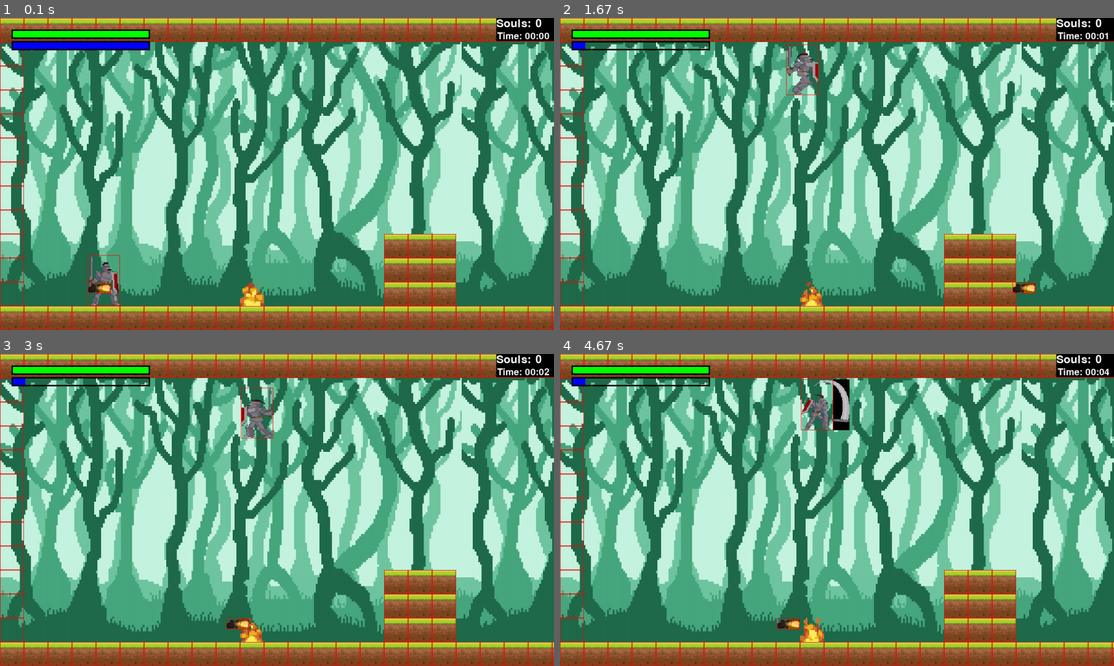
Above: before the commit, frames 1-4 (two rows, left to right).
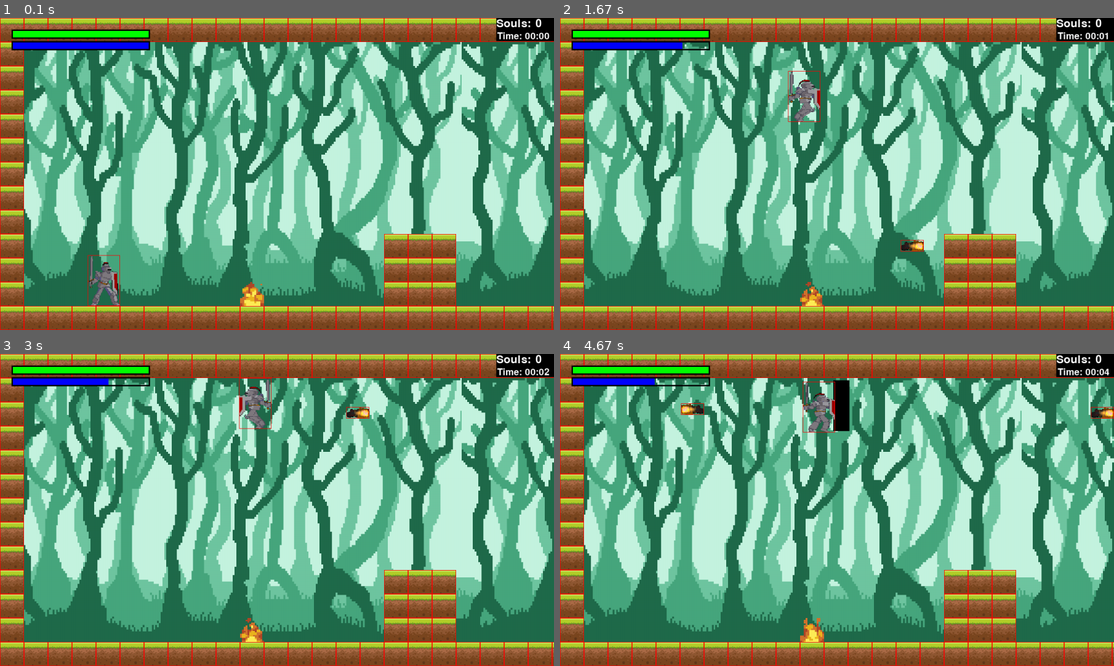
Above: after the commit, the same moments.

Repository: Ignacio630/ignacio_medici_pygame_tp_final
Game: pygame game, started from proyecto_final_juego/main.py
The game is run twice, just before and just after one commit, with the same random seed, the same clock (stepped at 60 frames per second) and the same inputs.
Inputs:
- Up to frame 1 (0.1 s): no input
- Up to frame 2 (1.67 s): hold X 0.33-0.8 s; hold Right 0.33-0.8 s; hold Z 0.83-1.3 s; hold Right 0.83-1.3 s; tap Space at 0.9, 1.2, 1.4 s; tap X at 0.98 s; hold Right from 1.33 s (still down); tap Z at 1.48 s
- Up to frame 3 (3 s): tap Space at 1.7, 1.9, 2.2, 2.4, 2.7, 2.97 s; release Right at 1.8 s; hold Left 1.83-2.3 s; hold Right 2.33-2.87 s; tap X at 2.48 s; hold Left from 2.9 s (still down)
- Up to frame 4 (4.67 s): tap Z at 3.05, 4.65 s; tap Space at 3.27, 3.4, 3.7, 4.07, 4.37, 4.57 s; release Left at 3.3 s; hold Right 3.33-3.97 s; hold Left 4-4.47 s; tap X at 4.15 s; hold Right from 4.5 s (still down)

The runs differ from the first frame. In frame 1, 3.6% of the frame differs, in the area x 0-20%, y 7-93%; in frame 2, 5.1%, in the area x 0-86%, y 7-93%; in frame 3, 4.9%; in frame 4, 5.0%.

Commit message:
Salto arreglado

Diff:
--- a/proyecto_final_juego/fireball.py
+++ b/proyecto_final_juego/fireball.py
@@ -3,32 +3,33 @@
 from funciones_utiles import *
 
 class Fireball:
-    def __init__(self,path,pos,size,frame) -> None:
-        self.animation = getSurfaceFromSeparateSprite(path=path,frames=frame,flag_flip=False,size=size)
+    def __init__(self,path,pos,size,frame,direction=True) -> None:
+        if direction:
+            self.animation = getSurfaceFromSeparateSprite(path=path,frames=frame,flag_flip=False,size=size)
+        else:
+            self.animation = getSurfaceFromSeparateSprite(path=path,frames=frame,flag_flip=True,size=size)
+
         self.frame = 0
         self.pos = pos
         self.image_fireball = self.animation[self.frame]
         self.rect = self.image_fireball.get_rect(topleft=self.pos)
         self.speed_fireball = 0
+        self.current_time = 0
 
     def fire(self,speed):
         self.speed_fireball = speed
 
-    def collition(self):
-        if (self.rect.x < 0 or self.rect.x > RESOLUTION_WIDTH):
-            self.rect.topleft = self.pos
-            self.speed_fireball = 0
 
+    def update(self,world_move,delta_ms):
+        self.rect.x += world_move.x + self.speed_fireball
+        self.current_time += delta_ms
+        if (self.current_time >= 200):
+            self.current_time = 0
+            if(self.frame < len(self.animation)-1):
+                self.frame += 1
+            else:
+                self.frame = 0
 
-    def update(self,world_move):
-        self.rect.x += world_move.x + self.speed_fireball
-        # if (self.tiempo_transcurrido >= 200):
-        #     self.tiempo_transcurrido = 0
-        if(self.frame < len(self.animation)-1):
-            self.frame += 1
-        else:
-            self.frame = 0
-        self.collition()
     def draw(self,screen):
         screen.blit(self.image_fireball,self.rect)
         if DEBUG:
--- a/proyecto_final_juego/levels.py
+++ b/proyecto_final_juego/levels.py
@@ -1,18 +1,18 @@
 from config import *
 level_map_1 = [
-    'CCCCCCCCCCCCCCCCCCCCCCCCCCCCCCCCCCCCCCCCCCCCCCCCCCCCCCCCCCCCCCCCCCCC',
-    'L                                                                  L',
-    'L                                                                  L',
-    'L                                                                  L',
-    'L                                                                  L',
-    'L                                       L    E   L                 L',
-    'L                                        CCCCCCCC                  L',
-    'L                            L    E    L                           L',
-    'L                            CCCCCCCCCC                            L',
-    'L               CCC                                                L',
-    'L               CCC                                                L',
-    'L    P    F     CCC                            L     E      L      L',
-    'CCCCCCCCCCCCCCCCCCCCCCCCCCCCCCCCCCCCCCCCCCCCCCCCCCCCCCCCCCCCCCCCCCCD'
+    'CCCCCCCCCCCCCCCCCCCCCCCCCCCCCCCCCCCCCCCCCCCCCCCCCCCCCCCCCCCCCCCCCCC',
+    'C                                                                  C',
+    'C                                                                  C',
+    'C                                                                  C',
+    'C                                                                  C',
+    'C                                       L    E   L                 C',
+    'C                                        CCCCCCCC                  C',
+    'C                            L    E    L                           C',
+    'C                            CCCCCCCCCC                            C',
+    'C               CCC                                                C',
+    'C               CCC                                                C',
+    'C    P    F     CCC                            L     E      L      C',
+    'CCCCCCCCCCCCCCCCCCCCCCCCCCCCCCCCCCCCCCCCCCCCCCCCCCCCCCCCCCCCCCCCCCD'
 ]
 
 level_map_2 = [
--- a/proyecto_final_juego/mapa.py
+++ b/proyecto_final_juego/mapa.py
@@ -79,7 +79,7 @@
                     plataforma = Plataforma((x,y),platform_size,path="{0}".format(PATH_PLATAFORMA),flag=True,frame=15)
                     self.limits_list.append(plataforma)
                 if row == "P":
-                    self.player = Player(path=PATH_JUGADOR,speed_walk=SPEED_WALK,speed_run=SPEED_RUN,jump_power=-16,jump_height=200,gravity=0.8,size=(ANCHO_JUGADOR,ALTO_JUGADOR),pos=(x,y))
+                    self.player = Player(path=PATH_JUGADOR,speed_walk=SPEED_WALK,speed_run=SPEED_RUN,jump_power=-20,jump_height=200,gravity=0.8,size=(ANCHO_JUGADOR,ALTO_JUGADOR),pos=(x,y),screen=self.screen)
                 if row == "E":
                     enemy = Enemy(platform_size,(x,y))
                     self.enemy_list.append(enemy)
@@ -116,6 +116,7 @@
                     player.rect_jugador.bottom = platform.rect.top
                     player.direction_movement.y = 0
 
+
     def update_enemy(self):
         for enemy in self.enemy_list:
             if enemy.is_dead:
@@ -124,11 +125,13 @@
             else:
                 enemy.update(self.world_move,self.limits_list,True)
                 enemy.draw(self.screen)
-                if enemy.rect_enemy.colliderect(self.player.rect_melee_attack):
-                    enemy.is_dead = True
+                for fireball in self.player.fireballs:
+                    if enemy.rect_enemy.colliderect(self.player.rect_melee_attack) or \
+                    enemy.rect_enemy.colliderect(fireball.rect):
+                        self.player.fireballs.remove(fireball)
+                        enemy.is_dead = True
 
-    def player_collition_line(self, ):
-        pass
+
 
 
     def run(self,delta_ms,keys):
@@ -142,15 +145,22 @@
         for platform in self.platforms_list:
             platform.update(self.world_move)
             platform.draw(self.screen)
+            for fireball in self.player.fireballs:
+                if platform.rect.colliderect(fireball.rect):
+                    self.player.fireballs.remove(fireball)
 
         for limit in self.limits_list:
             limit.update(self.world_move)
             limit.draw(self.screen)
 
+
         for bonfire in self.bonfire_list:
             bonfire.update(self.player,self.world_move,delta_ms)
             bonfire.draw()
 
+        for fireball in self.player.fireballs:
+            fireball.update(self.world_move,delta_ms)
+            fireball.draw(self.screen)
         self.update_enemy()
 
         #jugador
@@ -161,7 +171,7 @@
         self.colliders_player_x(player.direction_movement.x,player.rect_jugador)
         self.colliders_player_y(player)
 
-        player.draw(self.screen)
+        player.draw()
         player.map_actions(self.world_move)
 
         self.time_surface = self.font_time.render("Time: " + self.formatted_time(), True, W)
--- a/proyecto_final_juego/player.py
+++ b/proyecto_final_juego/player.py
@@ -5,7 +5,7 @@
 from fireball import Fireball
 
 class Player:
-    def __init__(self,path,speed_walk,speed_run,jump_power,jump_height,gravity,size,pos) -> None:
+    def __init__(self,path,speed_walk,speed_run,jump_power,jump_height,gravity,size,pos,screen) -> None:
         self.stay_frames_r = getSurfaceFromSeparateSprite("{0}{1}".format(path,PATH_STAND),9,False,size)
         self.stay_frames_l = getSurfaceFromSeparateSprite("{0}{1}".format(path,PATH_STAND),9,True,size)
         self.walk_frame_r = getSurfaceFromSeparateSprite("{0}{1}".format(path,PATH_WALK),6,False,size)
@@ -14,17 +14,18 @@
         self.run_frame_l = getSurfaceFromSeparateSprite("{0}{1}".format(path,PATH_RUN),8,True,size)
         self.attack_frame_r = getSurfaceFromSeparateSprite("{0}{1}".format(path,PATH_ATTACK),2,False,(ANCHO_JUGADOR*1.5,ALTO_JUGADOR))
         self.attack_frame_l = getSurfaceFromSeparateSprite("{0}{1}".format(path,PATH_ATTACK),2,True,(ANCHO_JUGADOR*1.5,ALTO_JUGADOR))
-
+        #
+        self.screen = screen
         self.frame = 0
         self.animation = self.stay_frames_r
         self.size_player = size
         self.imagen_jugador = self.animation[self.frame]
         self.rect_jugador = self.imagen_jugador.get_rect(topright = pos)
-
-        self.fireball = Fireball("{0}{1}".format(path,PATH_FIREBALL),self.rect_jugador.topleft,(50,25),7)
+        #
+        self.fireballs = []
         self.rect_melee_attack = pygame.rect.Rect(0,0,0,0)
         self.rect_collition = pygame.rect.Rect(0,0,0,0)
-
+        #
         self.direction = DIRECCION
         self.direction_movement = pygame.math.Vector2()
         self.speed_walk = speed_walk
@@ -32,7 +33,10 @@
         self.jump_power = jump_power
         self.jump_height = jump_height
         self.start_jump = 0
+        #
         self.is_jumping = False
+        self.is_attacking = False
+        self.is_shooting = False
         self.gravity = gravity
         self.tiempo_transcurrido = 0
         #
@@ -50,19 +54,23 @@
             self.animation = self.attack_frame_l
             self.rect_melee_attack = pygame.draw.rect(surface=pantalla,color=T,rect=(x,y,ANCHO_JUGADOR/2,ALTO_JUGADOR))
 
-    def collition_line(self,surface,ancho):
-        if self.direction:
-            x, y = self.rect_jugador.center
-            self.rect_collition = pygame.draw.rect(surface=surface,color=R,rect=(x,y,ancho,0))
+    def collition_line(self):
+        pass
+
+    def range_attack(self):
+        if self.mana >= 10:
+            if self.direction:
+                self.mana -= 10
+                self.fireballs.append(Fireball("{0}{1}".format(PATH_JUGADOR,PATH_FIREBALL),self.rect_jugador.midleft,(50,25),7,self.direction))
+                for fireball in self.fireballs:
+                    fireball.fire(10)
+            else:
+                self.mana -= 10
+                self.fireballs.append(Fireball("{0}{1}".format(PATH_JUGADOR,PATH_FIREBALL),self.rect_jugador.midleft,(50,25),7,self.direction))
+                for fireball in self.fireballs:
+                    fireball.fire(-10)
         else:
-            x, y = self.rect_jugador.center
-            self.rect_collition = pygame.draw.rect(surface=surface,color=R,rect=(x,y,ancho,0))
-
-    def range_attack(self,screen):
-        if self.direction:
-            pass
-        else:
-            pass
+            print("mana insuficiente")
     # HUD
     def stat_bar(self,screen,x,y,color,stat):
         widht = 300
@@ -96,19 +104,18 @@
             self.animation = self.run_frame_l
     #saltar
     def jump(self):
-        if not self.is_jumping :
-            self.start_jump = self.rect_jugador.bottom
-            self.direction_movement.y = self.jump_power
-            self.frame = 0
-            self.is_jumping = True
+        self.direction_movement.y = self.jump_power
+        self.is_jumping = True
 
-    def inputs(self,surface):
+    def inputs(self):
         keys = pygame.key.get_pressed()
         self.stay()
         self.direction_movement.x = 0
 
-        if keys[pygame.K_SPACE] and not self.is_jumping:
+        if keys[pygame.K_SPACE] == 1 and not self.is_jumping:
             self.jump()
+        if keys[pygame.K_SPACE] == 0 and self.is_jumping:
+            self.is_jumping = False
 
         if keys[pygame.K_RIGHT]:
             self.direction = True
@@ -126,18 +133,19 @@
             self.direction = False
             self.run()
 
-        if keys[pygame.K_0]:
-            self.hp -= 10
-            self.mana -= 10
+        #Shoot attack
+        if keys[pygame.K_x] == 1 and not self.is_shooting:
+            self.range_attack()
+            self.is_shooting = True
+        if keys[pygame.K_x] == 0 and self.is_shooting:
+            self.is_shooting = False
 
-        if keys[pygame.K_x]:
-            self.mana = 10
-            self.fireball.fire(10)
-
-        if keys[pygame.K_z]:
-            self.melee_attack(surface)
-        if keys[pygame.K_z]:
-            self.melee_attack(surface)
+        #Melee attack
+        if keys[pygame.K_z] == 1 and not self.is_attacking:
+            self.melee_attack(self.screen)
+            self.is_attacking = True
+        if keys[pygame.K_z] == 0 and self.is_attacking:
+            self.is_attacking = False
 
     def apply_gravity(self):
         self.direction_movement.y += self.gravity
@@ -145,6 +153,7 @@
 
     def update(self,delta_ms):
         #Aplicar animacion
+        self.inputs()
         self.tiempo_transcurrido += delta_ms
         if (self.tiempo_transcurrido >= 200):
             self.tiempo_transcurrido = 0
@@ -152,23 +161,10 @@
                 self.frame += 1
             else:
                 self.frame = 0
-        print(self.rect_jugador.center)
         self.rect_jugador.x += self.direction_movement.x * self.speed_walk
-        if (self.tiempo_transcurrido >= 500):
-            while(self.mana == 100):
-                self.mana += 1
 
-        #Salto
-        if (self.start_jump - self.rect_jugador.bottom) == self.jump_height:
-            self.direction_movement.y = 0
 
-        if self.start_jump == self.rect_jugador.bottom:
-            self.is_jumping = False
 
-        if self.hp < 0:
-            self.hp = 0
-        if self.mana < 0:
-            self.mana = 0
 
     def map_actions(self, world_move):
         if self.direction_movement.x < 0 and self.rect_jugador.x < RESOLUTION_WIDTH / 3:
@@ -179,29 +175,22 @@
             world_move.x = -6
             self.speed_walk = 0
             self.speed_run = 0
-
         else:
             world_move.x = 0
             self.speed_walk = SPEED_WALK
             self.speed_run = SPEED_RUN
 
-        self.fireball.update(world_move)
-
-    def draw(self,screen):
-        self.inputs(screen)
+    def draw(self):
         if self.frame < len(self.animation):
             self.imagen_jugador = self.animation[self.frame]
         else:
             self.frame = 0
 
-        screen.blit(self.imagen_jugador,self.rect_jugador)
+        self.screen.blit(self.imagen_jugador,self.rect_jugador)
 
-        self.fireball.draw(screen)
+        self.stat_bar(screen=self.screen,x=25,y=25,color=G,stat=self.hp)
+        self.stat_bar(screen=self.screen,x=25,y=50,color=B,stat=self.mana)
 
-        self.stat_bar(screen=screen,x=25,y=25,color=G,stat=self.hp)
-        self.stat_bar(screen=screen,x=25,y=50,color=B,stat=self.mana)
-
-        self.collition_line(surface=screen,ancho=100)
 
         if DEBUG:
-            pygame.draw.rect(screen,R,self.rect_jugador,1)
+            pygame.draw.rect(self.screen,R,self.rect_jugador,1)
